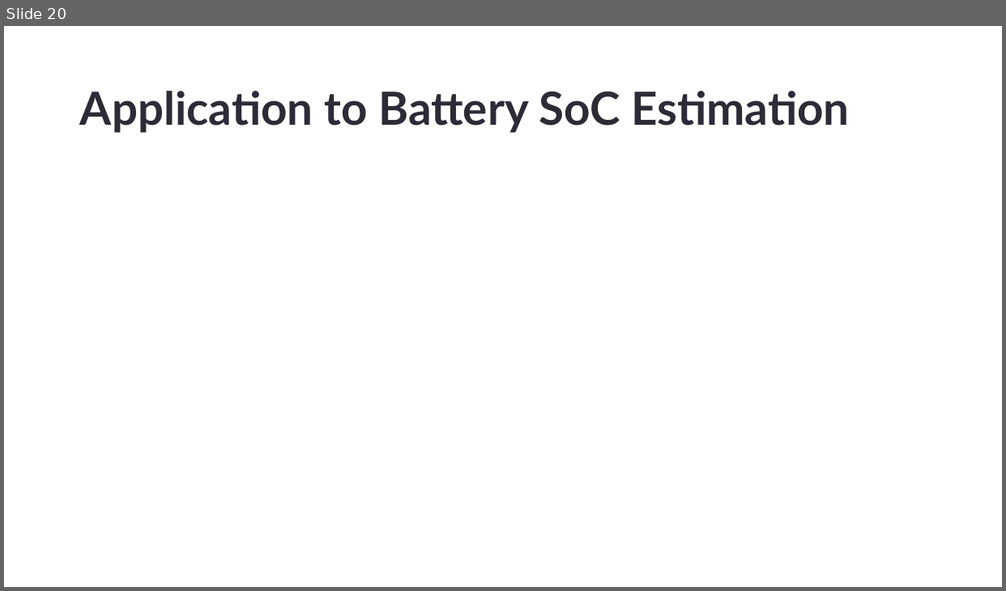
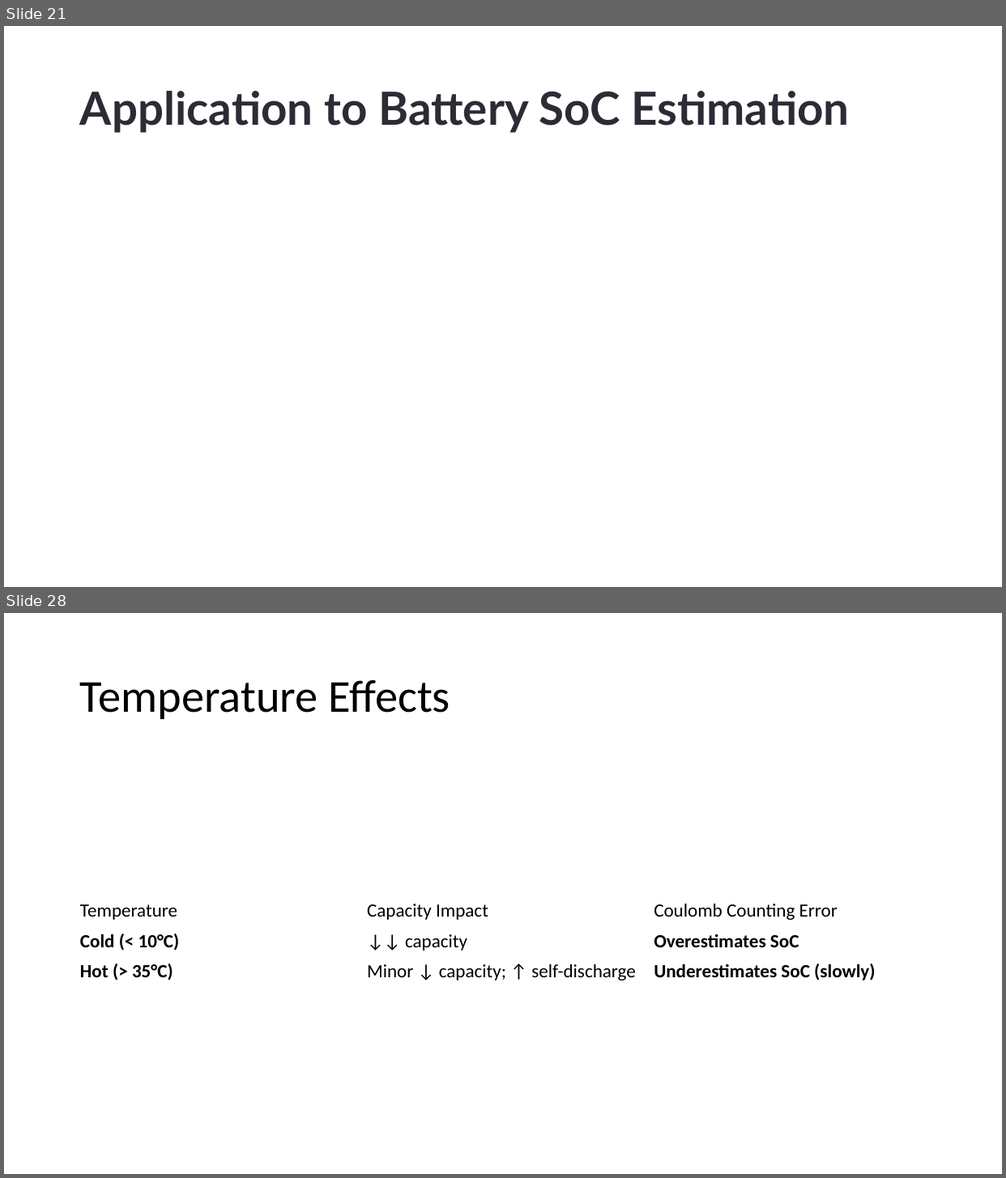
Before and after one commit to DrHammerhead/SoC-estimation, a slide deck: SoC Estimation.pptx. Shown one above the other, each under a label of ours: slide 20 before the commit, slides 21 and 28 after it; the slides between them are not shown. The pictures are 1006x591 and 1006x1178 pixels, drawn with LibreOffice and Linux fonts; fonts in the diff are those of the drawing; grey boxes stand for pictures. Boxes give left, top, right and bottom in pixels: in the first picture for what was removed or moved away, otherwise in the second. Text is boxed around its words. In the diff, an @@ line names an element or a change of style, - is before the commit and + after.

```diff
--- a/SoC Estimation.pptx
+++ b/SoC Estimation.pptx
@@ slide 28 added at (x1=4, y1=613, x2=1002, y2=1174), background #FFFFFF @@
@@ title added at (x1=80, y1=680, x2=450, y2=719), 44 pt, text #000000 @@
+Temperature Effects
@@ table added at (x1=73, y1=896, x2=933, y2=986), 3 rows, 3 columns @@
+Temperature | Capacity Impact | Coulomb Counting Error
+Cold (< 10°C) | ↓↓ capacity | Overestimates SoC
+Hot (> 35°C) | Minor ↓ capacity; ↑ self-discharge | Underestimates SoC (slowly)
@@ what was slide 20 is now slide 21 @@
```
Also in this commit, not shown: 8 slides changed, 29 other slides added.
